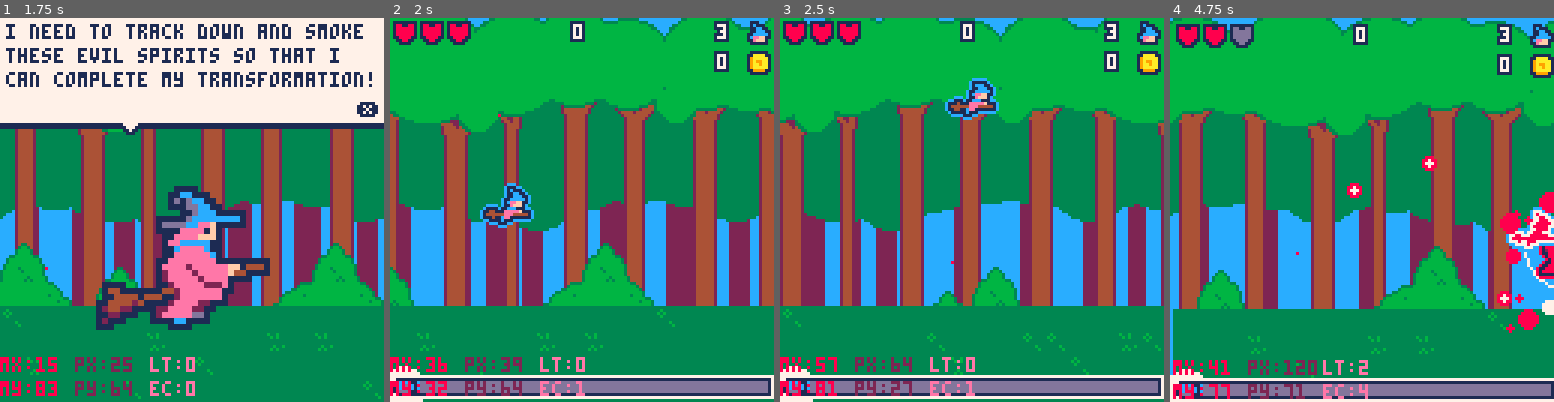
Above: before the commit, frames 1-4 (left to right).
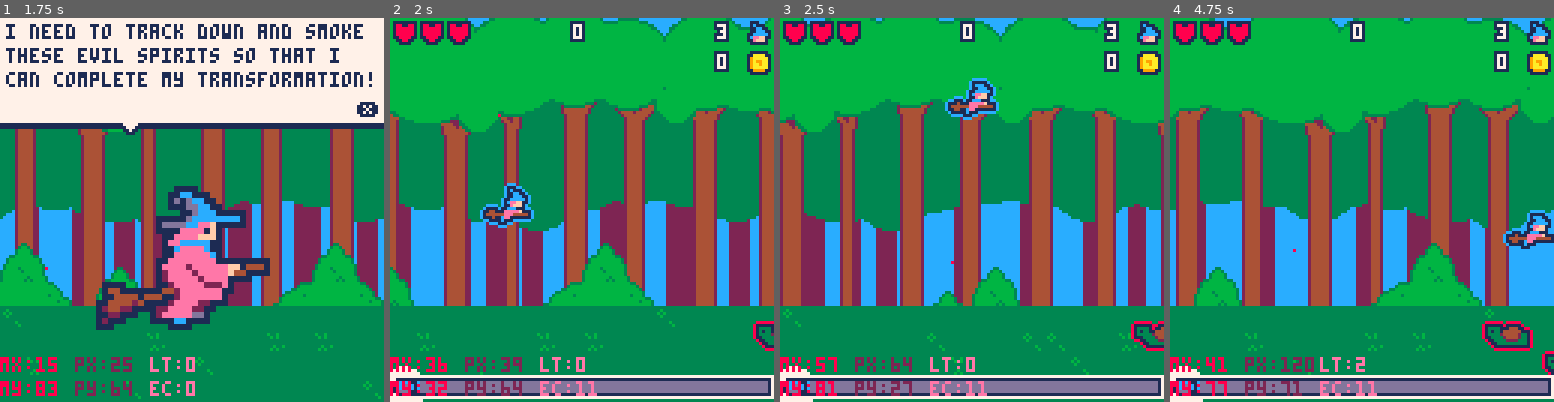
Above: after the commit, the same moments.

Repository: roseblack02/pico8-witch_blaster
Game: PICO-8 cartridge witch_blaster.p8
Same seed, same stepped clock (60 frames per second), same inputs: the game is played once before the commit and once after it.
Inputs (mouse positions are in pixels of both pictures, inside the frame that each line leads up to):
- Up to frame 1 (1.75 s): tap X (X key) at 0.33, 1.07 s; click (280, 121) at 0.67 s; tap O (Z key) at 0.7, 1.7 s; click (46, 267) at 1.22 s; hold Right from 1.6 s (still down)
- Up to frame 2 (2 s): keep holding Right; click (497, 114) at 1.77 s; tap X (X key) at 1.85 s
- Up to frame 3 (2.5 s): release Right at 2.1 s; tap O (Z key) at 2.1 s; hold Up 2.15-2.42 s; click (952, 259) at 2.32 s; hold Right from 2.47 s (still down)
- Up to frame 4 (4.75 s): tap O (Z key) every 0.4 s from 2.5 to 4.5 s; click (1404, 106) at 2.87 s; tap X (X key) at 2.97, 4.08 s; release Right at 3.03 s; hold Left 3.08-3.58 s; click (1465, 256) at 3.42 s; hold Down 3.63-3.97 s; click (1231, 102) at 3.97 s; hold Right 4.02-4.68 s; click (1292, 248) at 4.52 s; hold Up from 4.73 s (still down)

Frame 1 is identical in both runs. In frame 2, 0.3% of the frame differs, in the area x 51-100%, y 78-99%; in frame 3, 0.5%; in frame 4, 24%, in the area x 0-100%, y 0-100%.

Commit message:
changes to level 2 and 3

Diff:
--- a/levels.lua
+++ b/levels.lua
@@ -17,11 +17,12 @@
 
 level2={wave1={gulls={{215,38},{215,70},{215,102}},
 				worms={{220,94},{250,104},{280,114}},
-				flies={{325,24},{325,34},{325,44},{325,54},{325,64},{325,74},{325,84}}
+				flies={{375,34},{385,34},{395,34},{405,34},{375,64},{385,64},{395,64},{405,64},{375,94},{385,94},{395,94},{405,94}}
 			},
 		wave2={snails={{130,94},{150,104},{170,114},{190,114},{210,104},{230,94}},
-				flies={{200,24},{200,44},{200,64},{200,84},
-						{305,34},{305,54},{305,74},{305,94},
+				owls={{215,44},{215,84},
+						{265,54},{265,74}},
+				flies={{305,34},{305,54},{305,74},{305,94},
 						{405,24},{405,44},{405,64},{405,84}}
 			},
 		wave3={gulls={{230,38},{230,70},{230,102}},
@@ -30,20 +31,10 @@
 			}
 		}
 
---[[level3={wave1={owls={{215,44},{215,84},
-						{265,54},{265,74}},
-				snails={{130,104},{150,104},{170,114},{190,114},{210,94},{230,94}},
-				flies={{375,34},{385,34},{395,34},{405,34},{375,64},{385,64},{395,64},{405,64},{375,94},{385,94},{395,94},{405,94}}
+level3={wave1={flies={{325,24},{325,34},{325,44},{325,54},{325,64},{325,74},{325,84}},
+				snails={{130,104},{150,114},{170,114},{190,94}}
 			},
-		wave2={
-			},
-		wave3={
-			}
-		}--]]
-
-		level3={wave1={wizards={{200,94}}
-			},
-		wave2={
+		wave2={wizards={{200,94}}
 			},
 		wave3={
 			}
--- a/witch_blaster.p8
+++ b/witch_blaster.p8
@@ -725,7 +725,7 @@
 						player.mag_level+=player.mag_gained
 
 						--check if boss and give coins
-						player.coins+=20
+						if (self.boss) player.coins+=20
 					end
 				else
 					self.is_hit=false
